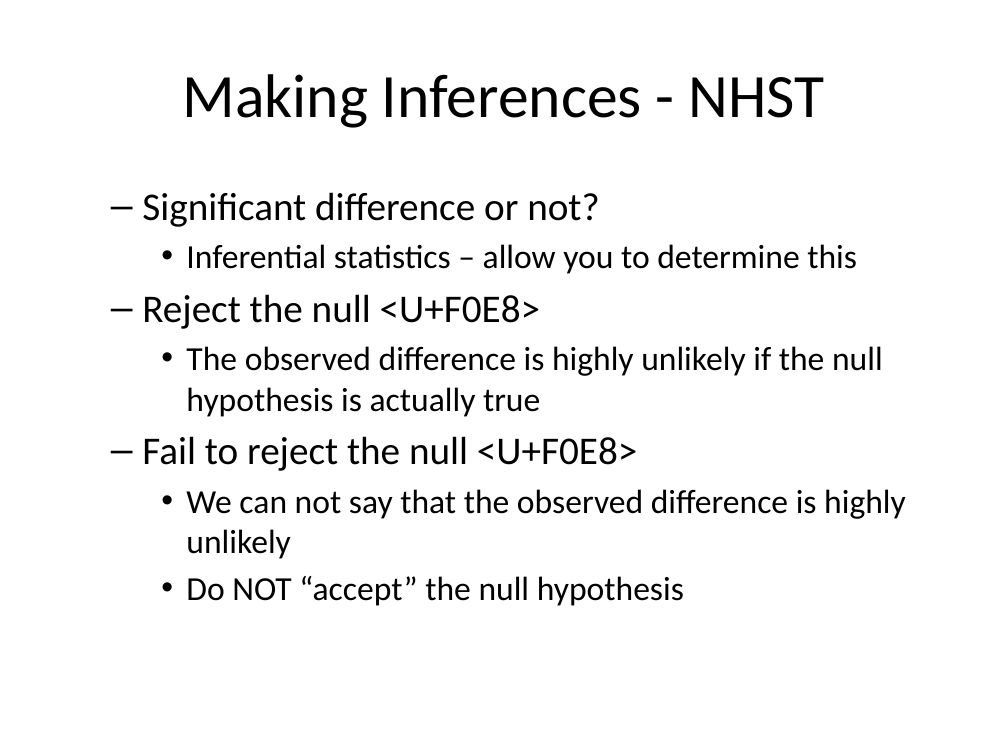
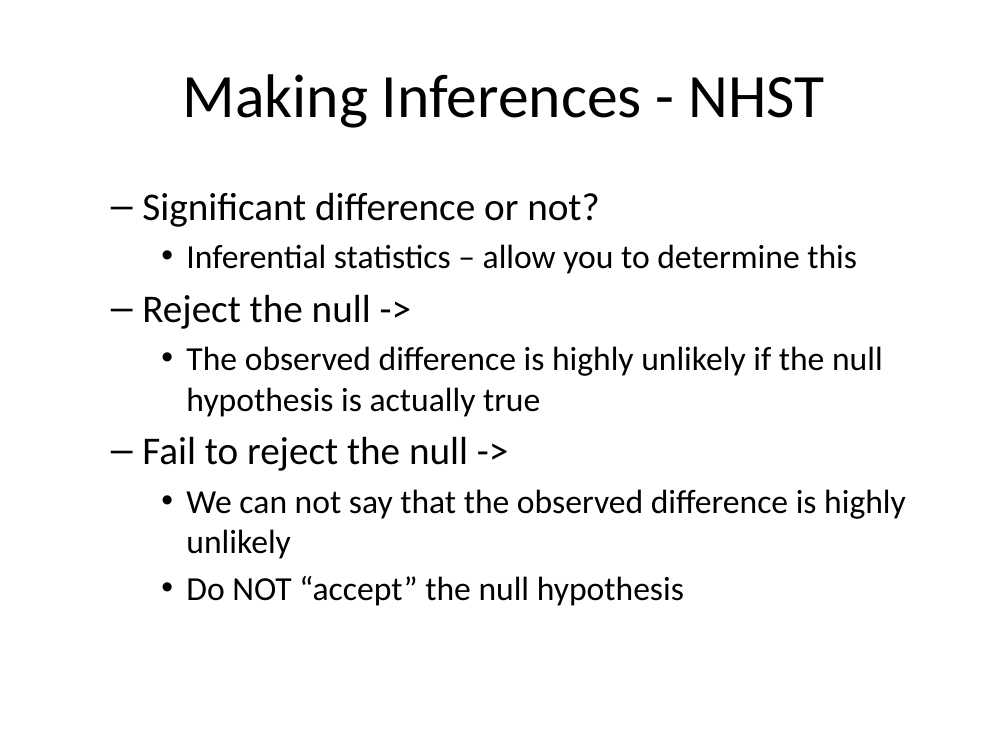
Before and after one commit to classes-medb/5510, a slide deck: slide 10 of doc/video-12-data-analysis.pptx. Drawn at 1008x756 pixels with LibreOffice and Linux fonts; fonts in the diff are those of the drawing. Boxes give left, top, right and bottom in pixels: in the first picture for what was removed or moved away, otherwise in the second. Text is boxed around its words. In the diff, an @@ line names an element or a change of style, - is before the commit and + after.

```diff
--- a/doc/video-12-data-analysis.pptx
+++ b/doc/video-12-data-analysis.pptx
@@ text at (142,294,371,329): text changed @@
-  – Reject the null <U+F0E8>
+  – Reject the null ->
@@ text at (142,436,468,471): text changed @@
-  – Fail to reject the null <U+F0E8>
+  – Fail to reject the null ->
```
Also in this commit, not shown: 3 other slides changed, 4 slides added, 4 slides removed, 1 other file.
